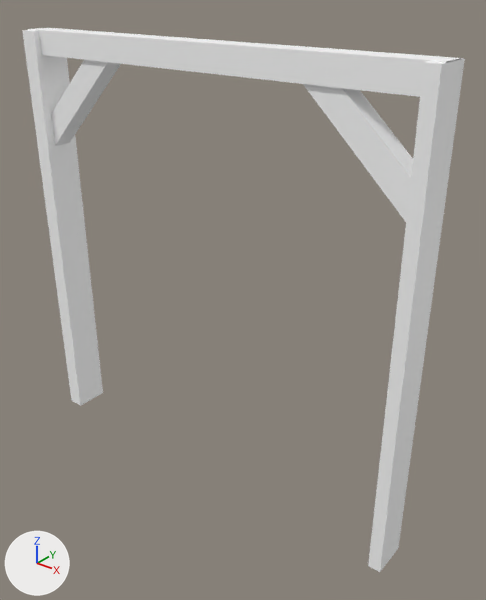
One commit to the glTF model assets/synty/simple_fantasy_interiors/models/SM_Env_Wood_Pillar_01.glb: the scene before it, then after it.
Both versions are drawn from a camera (50 mm lens) standing at (0.0455, -0.0504, 0.0307) and looking at (0.0037, 0.0019, -0.0018). The lights are fixed; the arrows at lower left show +X, +Y and +Z.

Names of what the first picture shows: 'SM_Env_Wood_Pillar_01'.
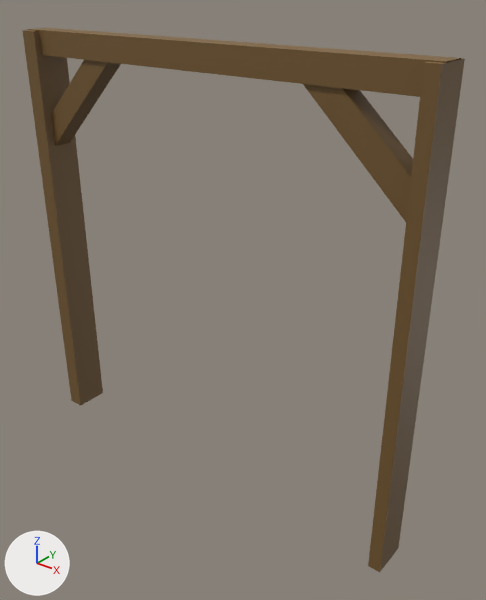
Where the change shows, as pixel boxes (x1, y1, x2, y2) in the pictures (486 x 600 px):
'SM_Env_Wood_Pillar_01', surface changed (grey to brown): (22, 28, 465, 572) in both

Diff of the bpy script that builds the scene:
```diff
--- a/assets/synty/simple_fantasy_interiors/models/SM_Env_Wood_Pillar_01.glb.py
+++ b/assets/synty/simple_fantasy_interiors/models/SM_Env_Wood_Pillar_01.glb.py
@@ img_simplefantasyinteriorstexture @@
+img_simplefantasyinteriorstexture = load_image('SimpleFantasyInteriorsTexture', '_unpacked/SimpleFantasyInteriorsTexture', 1024, 1024, 'sRGB')
@@ mat_lambert1 @@
 mat_lambert1 = principled_material('lambert1')
-mat_lambert1.base_color = (1.0, 1.0, 1.0)  # white #ffffff
+mat_lambert1.texture = img_simplefantasyinteriorstexture
 mat_lambert1.roughness = 0.553
```
